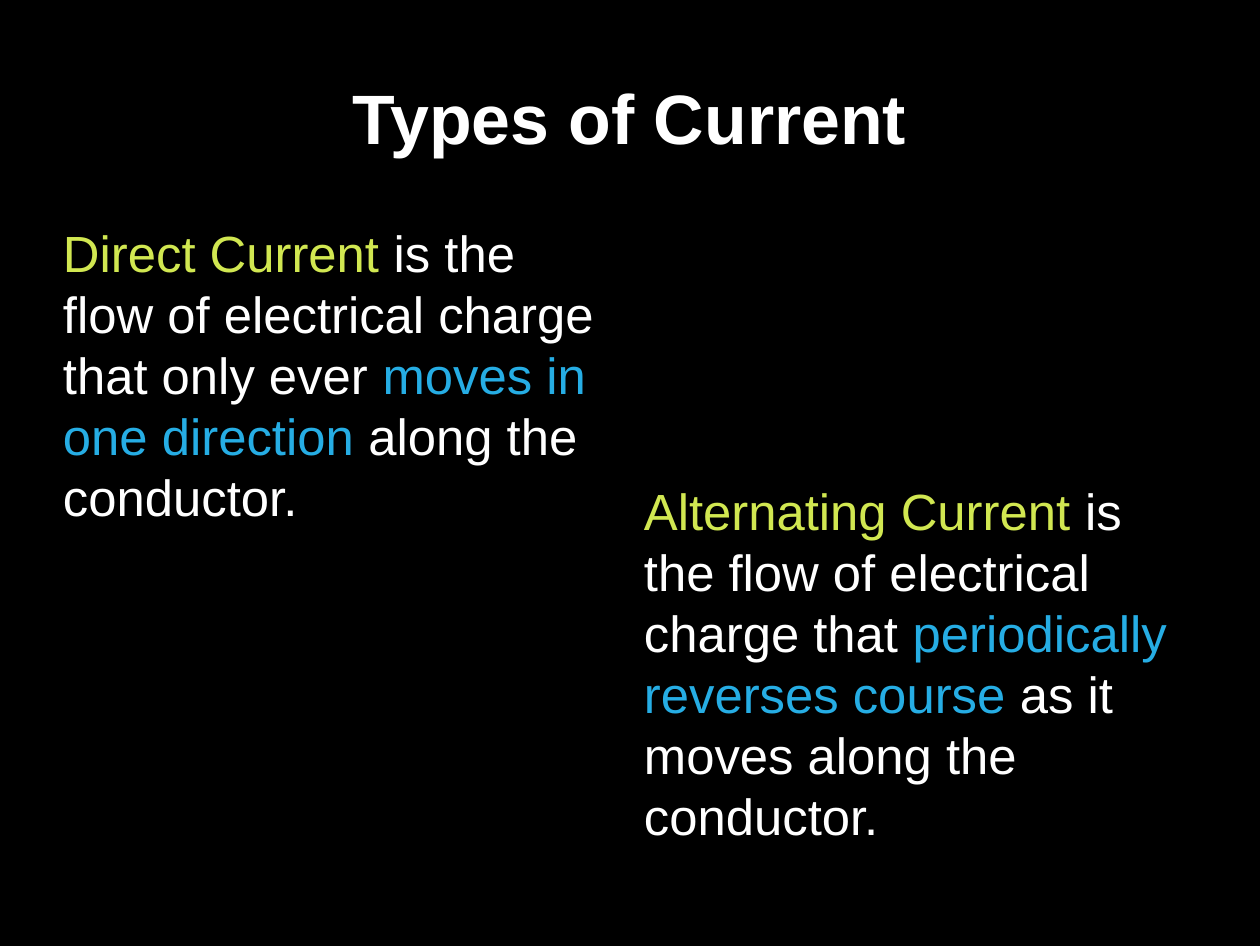
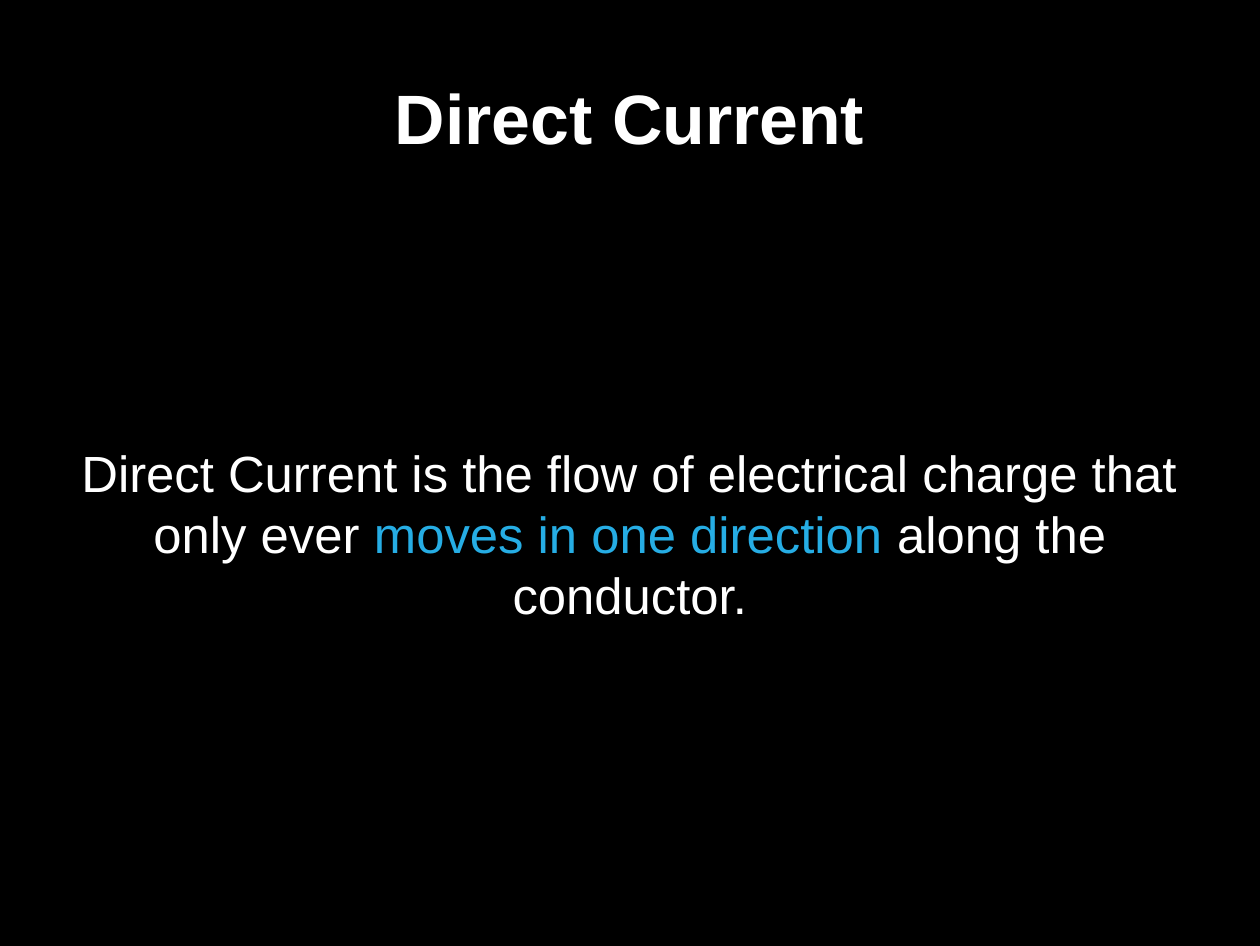
Before and after one commit to gaudeon/rpi_gpio_overview, a slide deck: slide 6 of slides/RPi GPIO Overview.odp. Drawn at 1260x946 pixels with LibreOffice and Linux fonts; fonts in the diff are those of the drawing. Boxes give left, top, right and bottom in pixels: in the first picture for what was removed or moved away, otherwise in the second. Text is boxed around its words. In the diff, an @@ line names an element or a change of style, - is before the commit and + after.

```diff
--- a/slides/RPi GPIO Overview.odp
+++ b/slides/RPi GPIO Overview.odp
@@ title at [395, 93, 864, 145]: text changed @@
-Types of Current
+Direct Current
@@ subtitle "Direct Current is the flow ..." at [81, 455, 1177, 615]: text colour #D1E751 to #FFFFFF in "Direct Current"; alignment left to centre; less space between paragraphs; vertical alignment top to middle @@
@@ text removed at [644, 493, 1167, 836] @@
-Alternating Current is the flow of electrical charge that periodically reverses course as it moves along the conductor.
```
Also in this commit, not shown: 6 other slides changed, 7 slides added.
